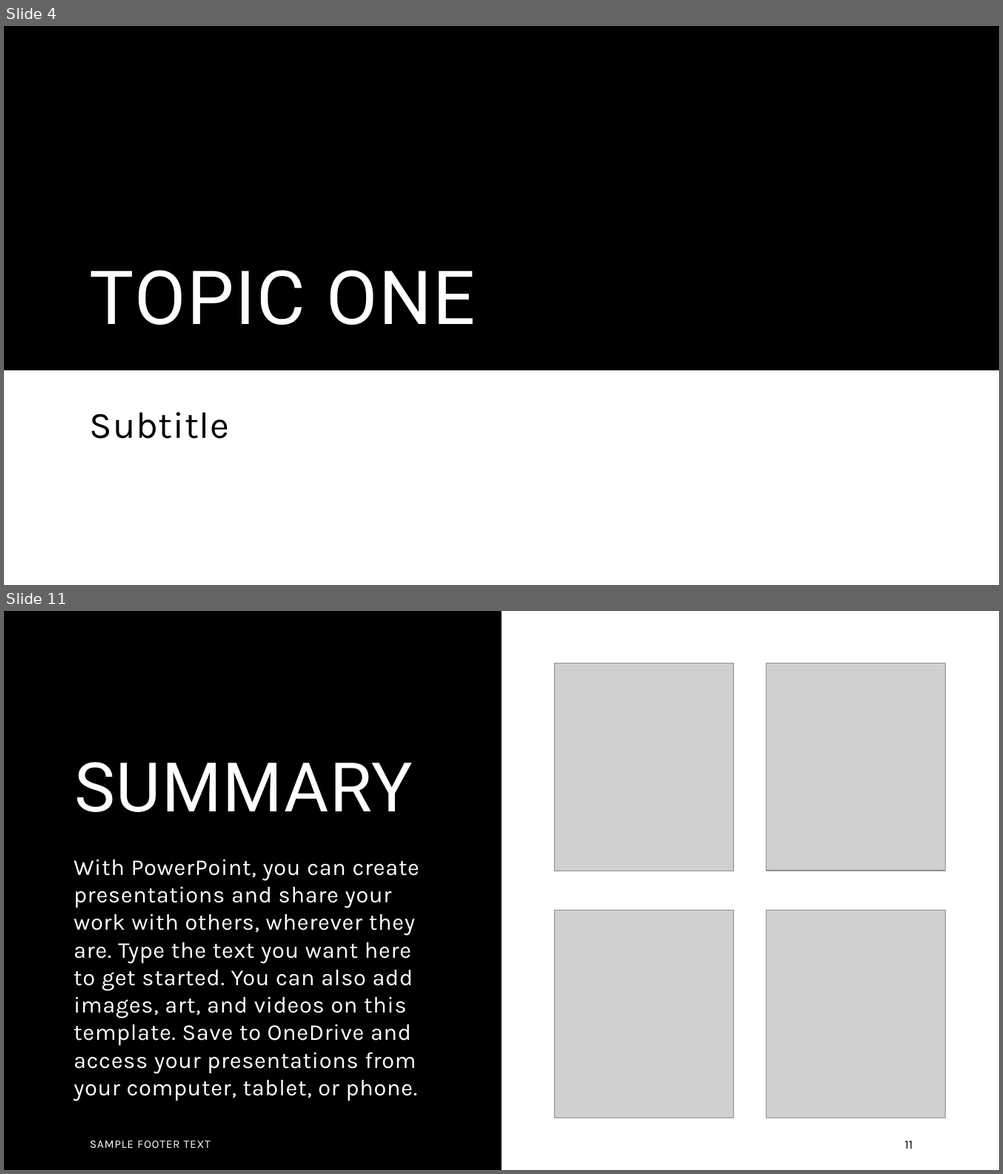
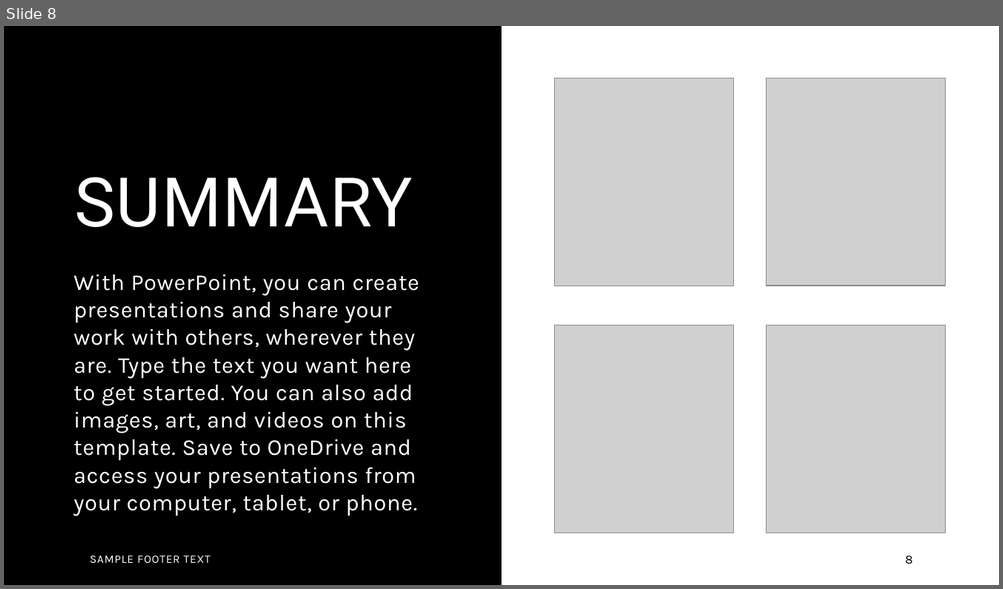
Before and after one commit to clararingrose/rguhack2024, a slide deck: rguhack2024.pptx. Shown one above the other, each under a label of ours: slides 4 and 11 before the commit, slide 8 after it; the slides between them are not shown. The pictures are 1003x1174 and 1003x589 pixels, drawn with LibreOffice and Linux fonts; fonts in the diff are those of the drawing; grey boxes stand for pictures. Boxes give left, top, right and bottom in pixels: in the first picture for what was removed or moved away, otherwise in the second. Text is boxed around its words. In the diff, an @@ line names an element or a change of style, - is before the commit and + after.

```diff
--- a/rguhack2024.pptx
+++ b/rguhack2024.pptx
@@ slide 4 removed at (4,26,999,585), background #FFFFFF @@
@@ rectangle removed at (4,26,999,371) @@
@@ title removed at (90,270,475,325) @@
-TOPIC ONE
@@ text removed at (90,412,229,439) @@
-Subtitle
@@ what was slide 11 is now slide 8 @@
@@ page number at (905,556,912,565): text changed @@
-11
+8
```
Also in this commit, not shown: 5 slides changed, 3 slides added, 5 other slides removed.
